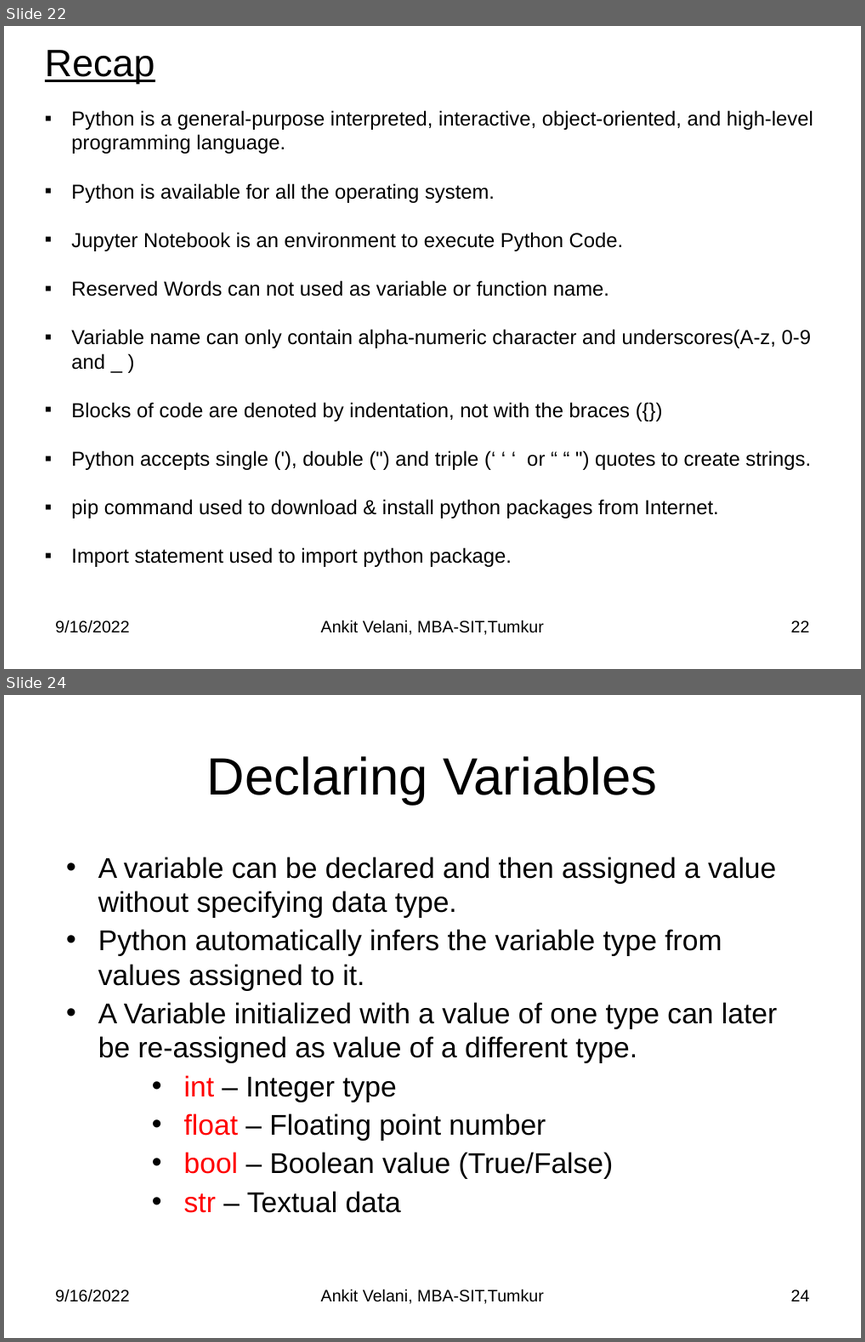
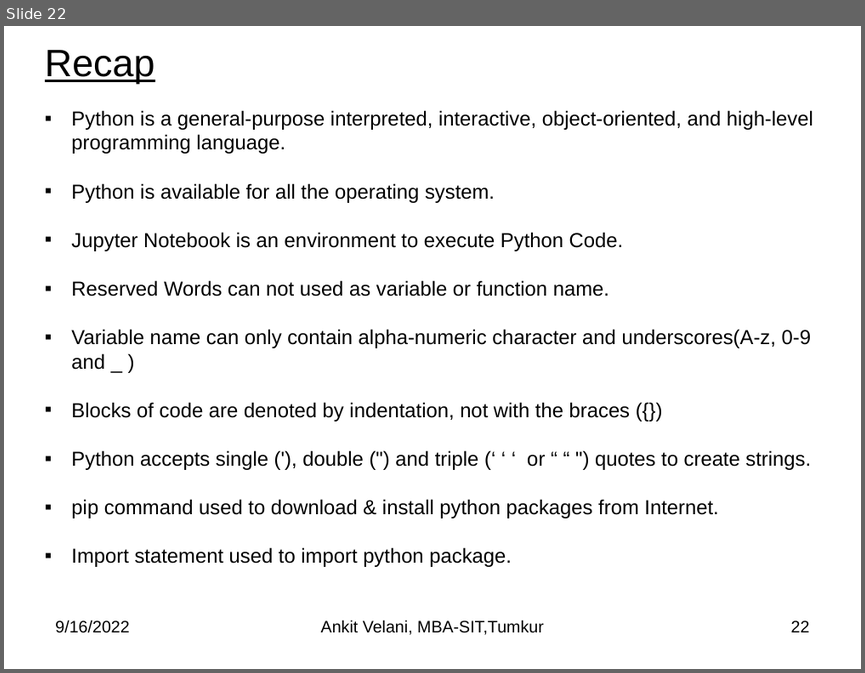
Before and after one commit to sitmbadept/sitmbadept.github.io, a slide deck: BDTM/Python/Unit-4-Python-Programming.pptx. Shown one above the other, each under a label of ours: slides 22 and 24 before the commit, slide 22 after it; the slides between them are not shown. The pictures are 865x1342 and 865x673 pixels, drawn with LibreOffice and Linux fonts; fonts in the diff are those of the drawing. Boxes give left, top, right and bottom in pixels: in the first picture for what was removed or moved away, otherwise in the second. Text is boxed around its words. In the diff, an @@ line names an element or a change of style, - is before the commit and + after.

```diff
--- a/BDTM/Python/Unit-4-Python-Programming.pptx
+++ b/BDTM/Python/Unit-4-Python-Programming.pptx
@@ slide 24 removed at bbox=[4, 695, 861, 1338], background #FFFFFF @@
@@ title removed at bbox=[207, 756, 657, 805] @@
-Declaring Variables
@@ text removed at bbox=[98, 857, 777, 1213] @@
-• A variable can be declared and then assigned a value without specifying data type.
-• Python automatically infers the variable type from values assigned to it.
-• A Variable initialized with a value of one type can later be re-assigned as value of a different type.
-    • int – Integer type
-    • float – Floating point number
-    • bool – Boolean value (True/False)
-    • str – Textual data
@@ text removed at bbox=[55, 1288, 129, 1302] @@
-9/16/2022
@@ text removed at bbox=[321, 1288, 544, 1304] @@
-Ankit Velani, MBA-SIT,Tumkur
@@ page number removed at bbox=[791, 1289, 810, 1301] @@
-24
```
Also in this commit, not shown: 41 other slides removed.
